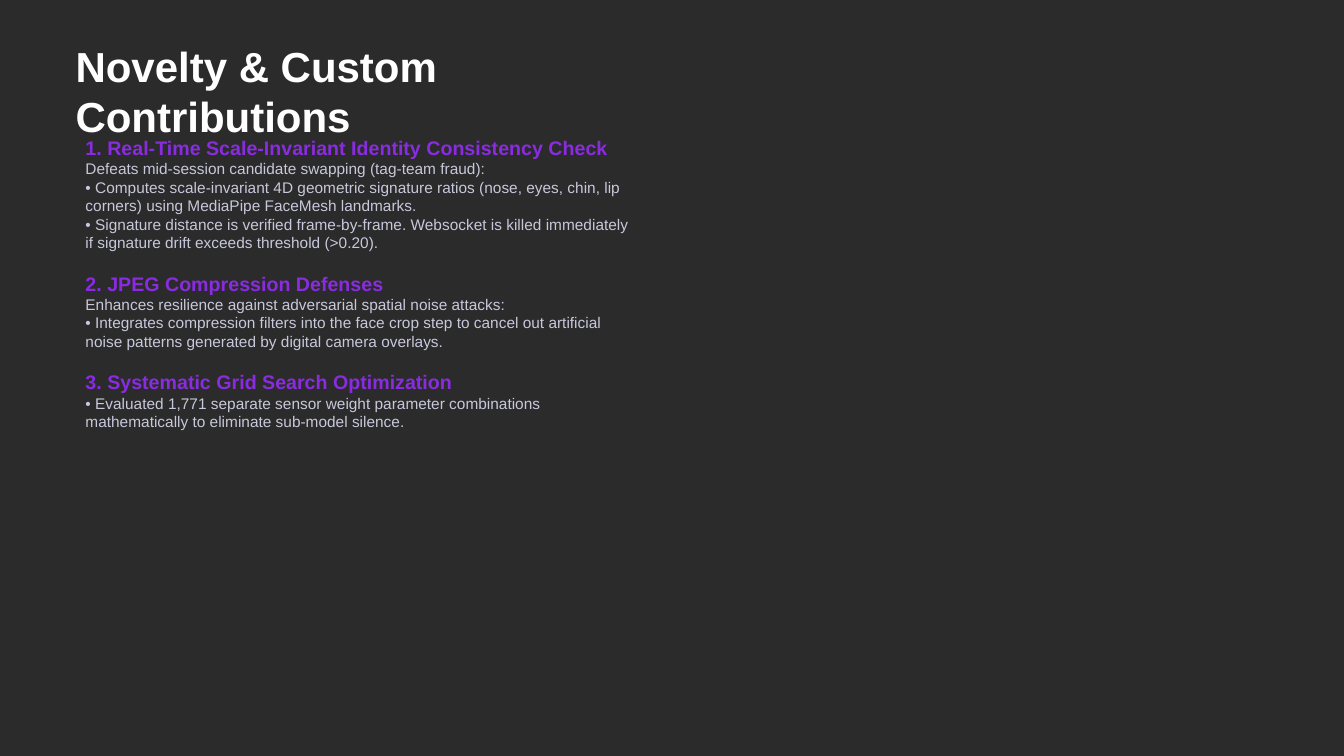
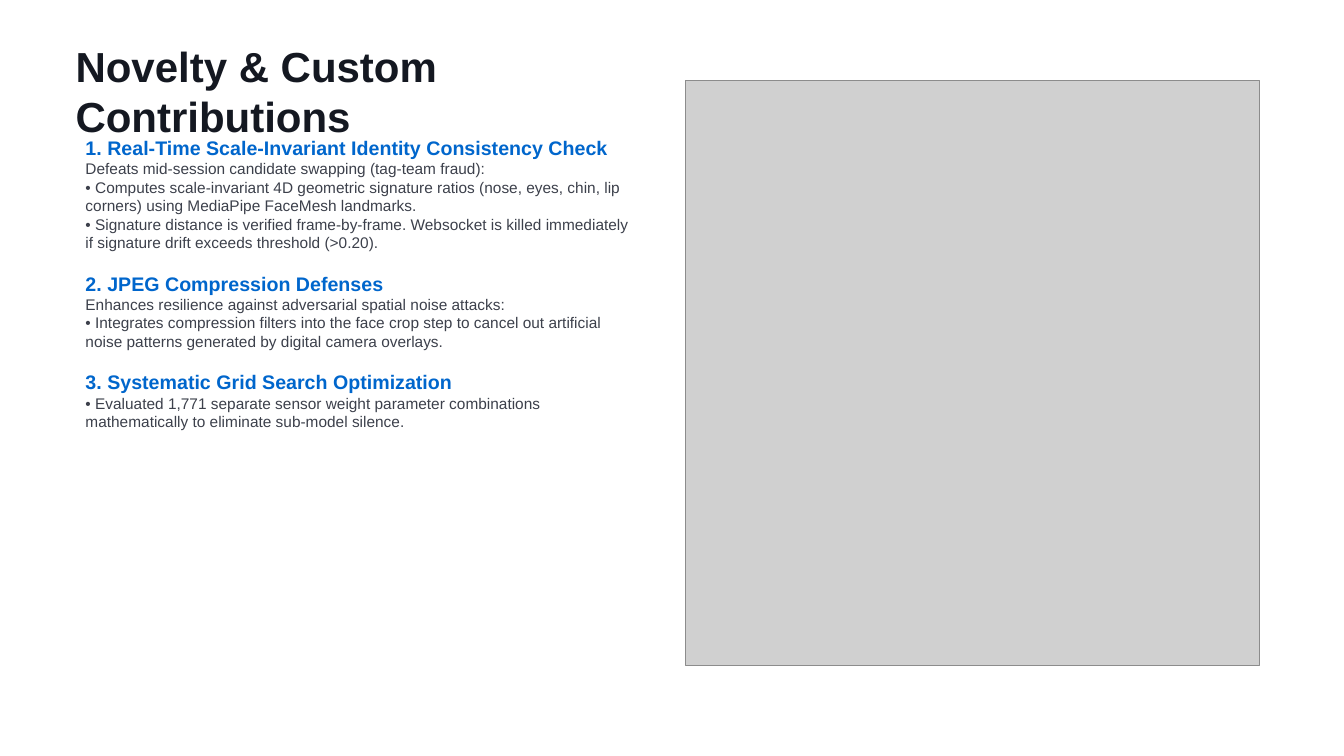
Before and after one commit to sthavirpunwatkar/SHIELD-Secure-Human-Identity-Liveness-Evaluation-Detection, a slide deck: slide 6 of reports/cdac_project_review.pptx. Drawn at 1344x756 pixels with LibreOffice and Linux fonts; fonts in the diff are those of the drawing; grey boxes stand for pictures; background and template pictures are left out; a plain dark background stands for a picture behind light text. Boxes give left, top, right and bottom in pixels: in the first picture for what was removed or moved away, otherwise in the second. Text is boxed around its words. In the diff, an @@ line names an element or a change of style, - is before the commit and + after.

Commit message:
docs: Change presentation theme to minimal office white, adding bounded pictures on the right side

```diff
--- a/reports/cdac_project_review.pptx
+++ b/reports/cdac_project_review.pptx
@@ background picture (left out) to #FFFFFF @@
@@ text "Novelty & Custom Contributions" at <box>76,51,437,141</box>: text colour #FFFFFF to #141821 @@
@@ picture added at <box>686,81,1260,665</box> @@
@@ text "1. Real-Time Scale-Invariant Identity Consistency ..." at <box>85,140,628,430</box>: text colour #8A2BE2 to #0066CC in "1. Real-Time Scale-Invariant Identity Consistency Check", "2. JPEG Compression Defenses", "3. Systematic Grid Search Optimization"; text colour #C8C8DC to #3C404B in "Defeats mid-session candidate swapping (tag-team fraud): • ...", "Enhances resilience against adversarial spatial noise attack ...", "• Evaluated 1,771 separate sensor weight parameter ..." @@
```
Also in this commit, not shown: 6 other slides changed, 4 other files.
